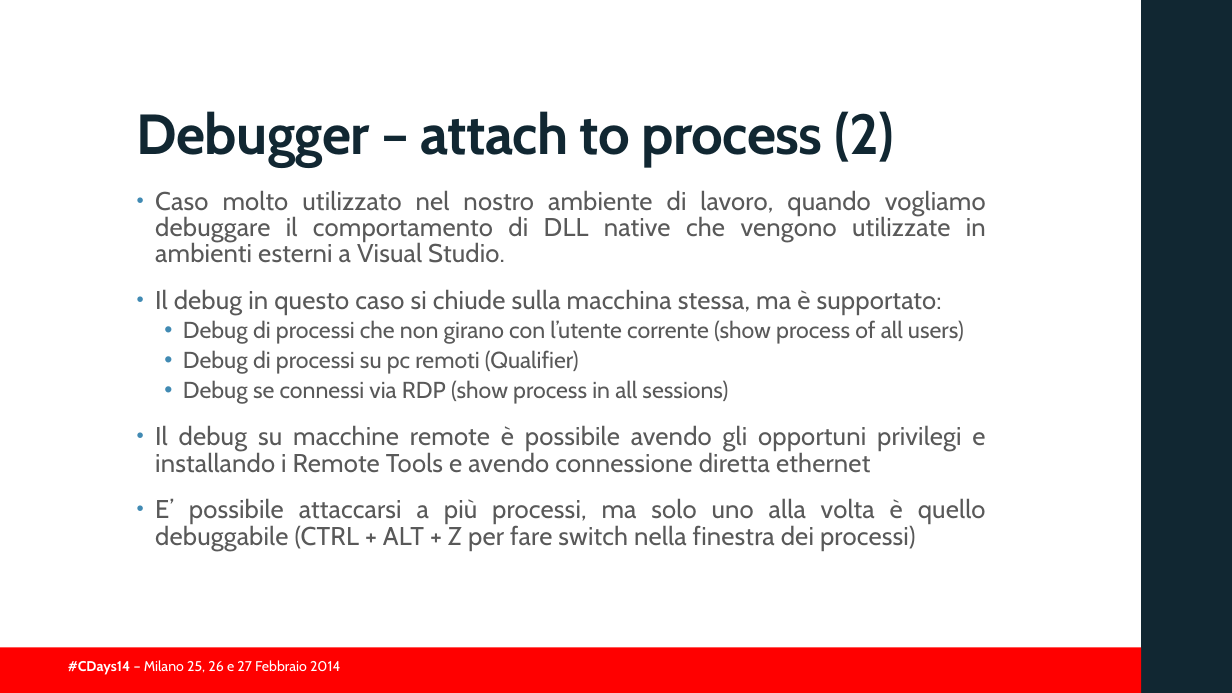
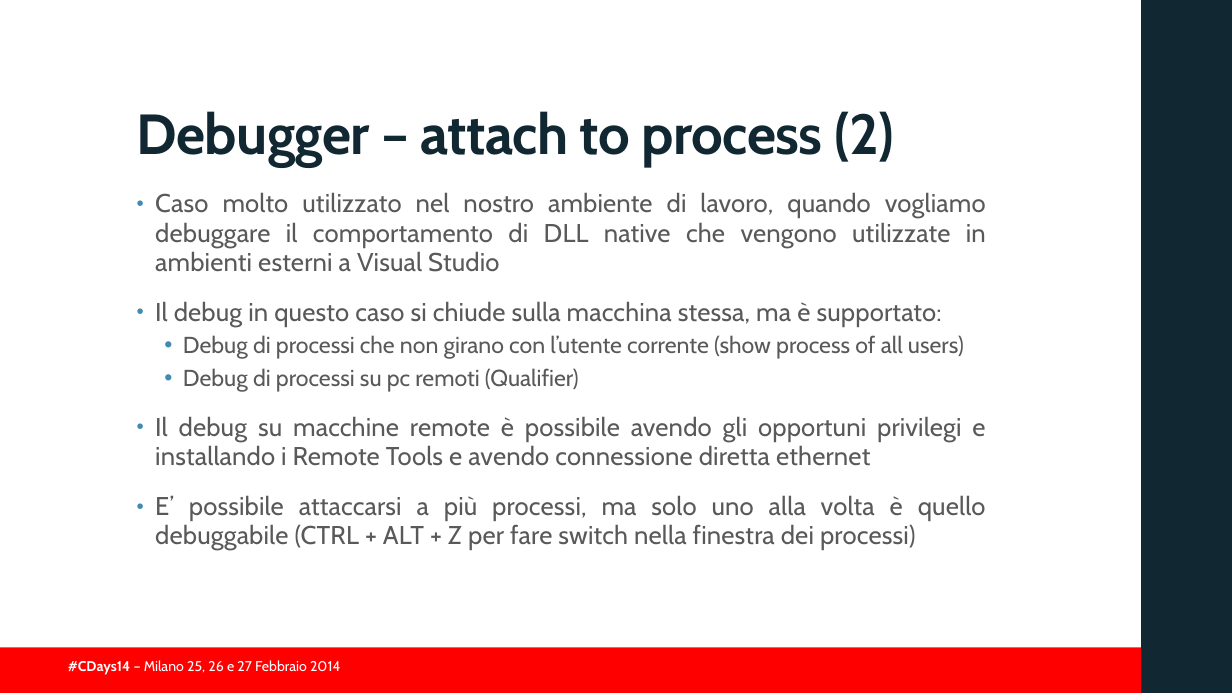
Before and after one commit to guidop/CDays14, a slide deck: slide 43 of presentazioneCDAYS2014.pptx (slide 45 before the commit). Drawn at 1232x693 pixels with LibreOffice and Linux fonts; fonts in the diff are those of the drawing; background and template pictures are left out. Boxes give left, top, right and bottom in pixels: in the first picture for what was removed or moved away, otherwise in the second. Text is boxed around its words. In the diff, an @@ line names an element or a change of style, - is before the commit and + after.

```diff
--- a/presentazioneCDAYS2014.pptx
+++ b/presentazioneCDAYS2014.pptx
@@ text at (155, 192, 986, 272): text changed @@
-• Caso molto utilizzato nel nostro ambiente di lavoro, quando vogliamo debuggare il comportamento di DLL native che vengono utilizzate in ambienti esterni a Visual Studio.
+• Caso molto utilizzato nel nostro ambiente di lavoro, quando vogliamo debuggare il comportamento di DLL native che vengono utilizzate in ambienti esterni a Visual Studio
@@ text at (155, 301, 986, 550): line spacing 0.85 to 0.95; line spacing 0.8 to 0.9 @@
@@ text at (183, 380, 728, 404): paragraph removed @@
-  • Debug se connessi via RDP (show process in all sessions)
```
Also in this commit, not shown: 25 other slides changed, 1 slide removed, 3 other files.
